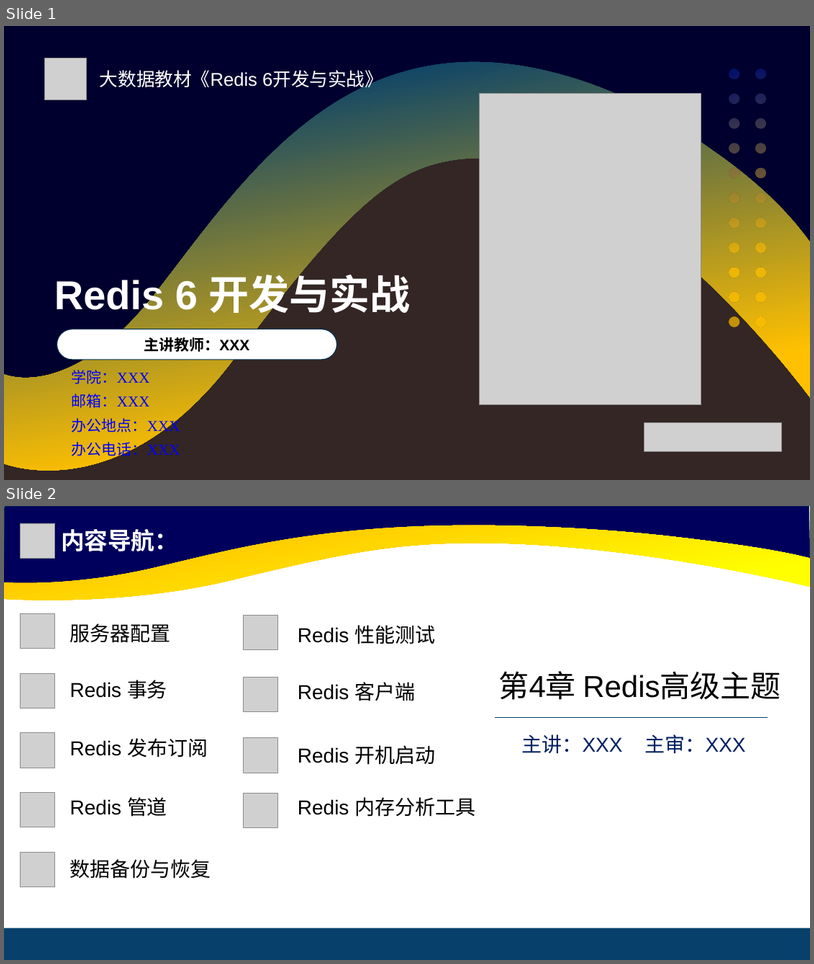
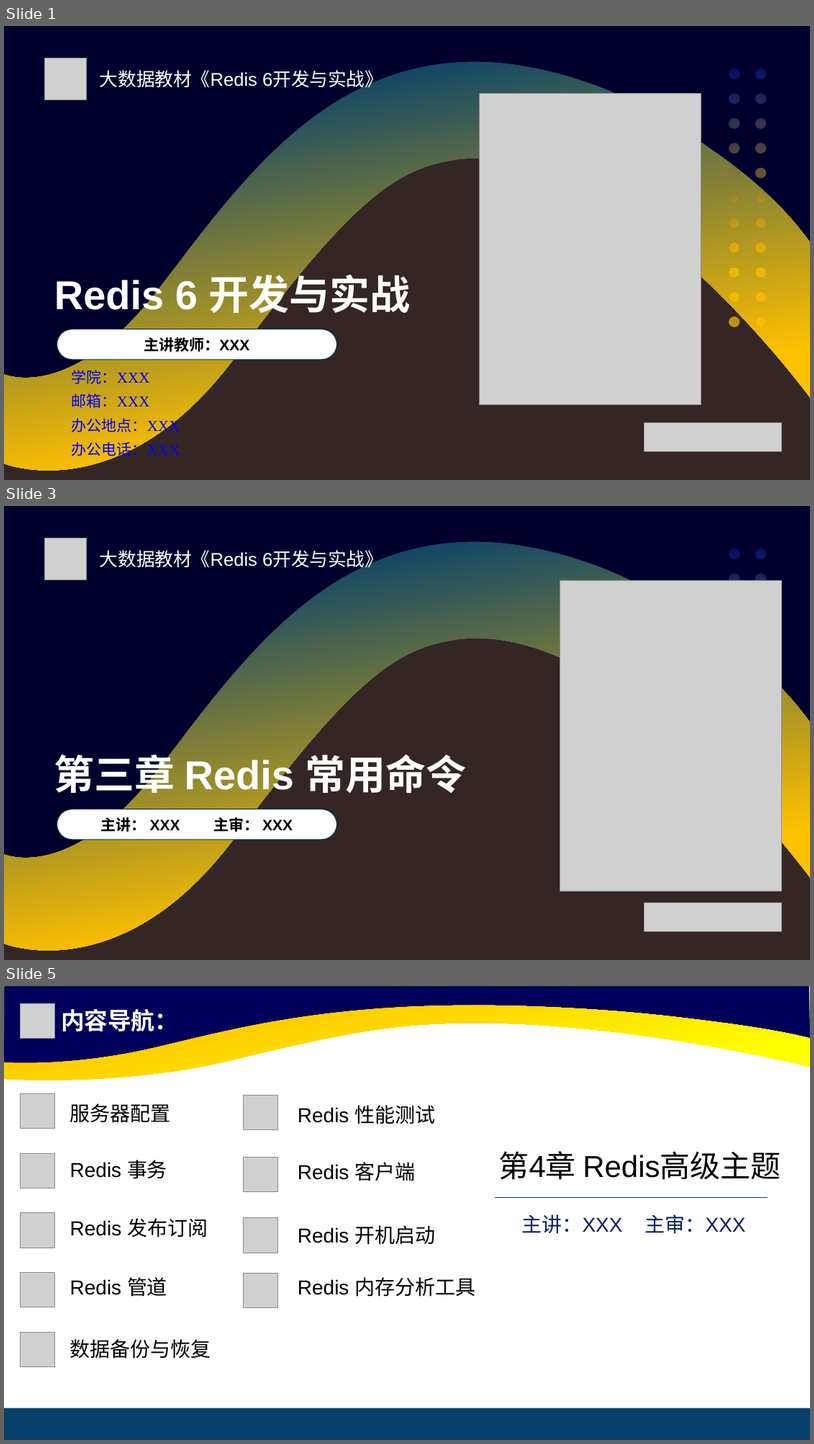
Before and after one commit to cxinping/Redis, a slide deck: ppt/第4章 Redis高级主题.pptx. Shown one above the other, each under a label of ours: slides 1 and 2 before the commit, slides 1, 3 and 5 after it; the slides between them are not shown. The pictures are 814x964 and 814x1444 pixels, drawn with LibreOffice and Linux fonts; fonts in the diff are those of the drawing; grey boxes stand for pictures; background and template pictures are left out. Boxes give left, top, right and bottom in pixels: in the first picture for what was removed or moved away, otherwise in the second. Text is boxed around its words. In the diff, an @@ line names an element or a change of style, - is before the commit and + after.

```diff
--- a/ppt/第4章 Redis高级主题.pptx
+++ b/ppt/第4章 Redis高级主题.pptx
@@ slide 3 added at (4,506,810,960), background #00002E; not listed: 2 template elements that a slide beside it also shows @@
@@ picture added at (44,538,86,580) @@
@@ text added at (100,550,383,571), 22 pt, text #FFFFFF @@
+大数据教材《Redis 6开发与实战》
@@ freeform shape added at (730,549,766,807), fill gradient #031684 to #FFC000 @@
@@ picture added at (560,580,782,891) @@
@@ title added at (54,748,467,799), 48 pt, text #FFFFFF, bold @@
+第三章 Redis 常用命令
@@ rounded rectangle added at (57,809,337,839), fill #FFFFFF, outline #05304F 1 pt, 18 pt, text #000000, bold @@
+主讲： XXX 主审： XXX
@@ picture added at (645,902,782,931) @@
@@ what was slide 2 is now slide 5 @@
```
Also in this commit, not shown: 2 other slides added, 4 other files.
